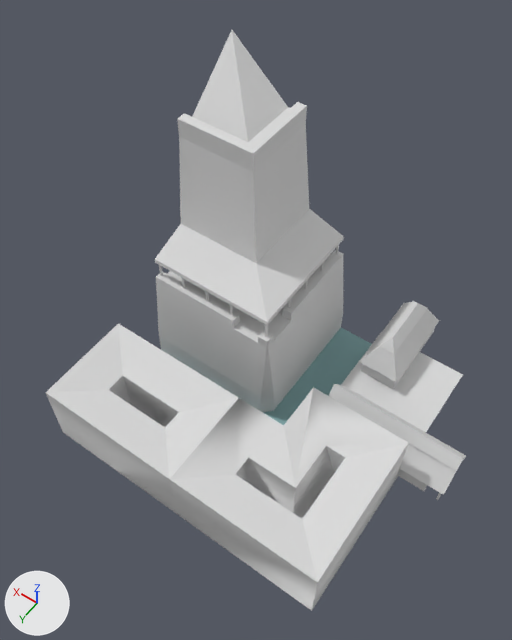
What one commit did to the OBJ model assets/stl_export/22c1.obj.
Camera for both pictures: a 50 mm lens placed at (-21.6, 32.5, 63.8), pointed at (1.3, 0.5, 13.5). The lights are fixed; the arrows at lower left show +X, +Y and +Z. The older version comes first. Where no turn or scale is listed for an object, it has been applied to the vertices. Vertices at exactly the same position are counted once.

In view in the first picture: '22c1'.
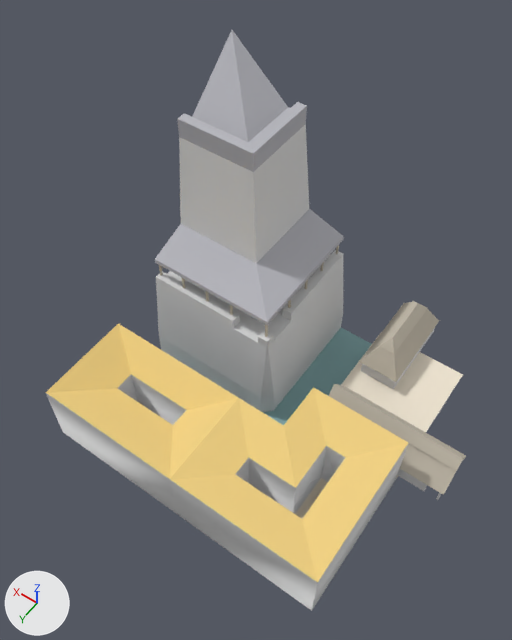
Changed parts and their boxes (x1, y1, x2, y2) in the pictures (512 x 640 px; the box of a moved part takes in the faces that stretch with it):
part 1 of me_22c1, moved or reshaped
    before: (109, 107, 291, 427)
    after: (118, 107, 291, 425)
part 2 of me_22c1, recoloured (light grey to grey)
    both: (155, 30, 343, 325)
part 3 of me_22c1, recoloured
    both: (158, 245, 466, 495)
part 4 of me_22c1, recoloured (light grey to pale yellow)
    both: (295, 333, 463, 519)
part 5 of me_22c1, recoloured (light grey to yellow)
    both: (46, 324, 408, 583)

The change, as a list of edits to the scene's bpy script:
```text
Add mat_material:
    mat_material = principled_material('Material')
    mat_material.base_color = (0.878, 0.639, 0.224)  # yellow #f1d182
    mat_material.roughness = 1.0
Add mat_cortyard:
    mat_cortyard = principled_material('cortyard')
    mat_cortyard.base_color = (0.878, 0.792, 0.651)  # pale yellow #f1e6d3
    mat_cortyard.roughness = 1.0
Add mat_straw:
    mat_straw = principled_material('straw')
    mat_straw.base_color = (0.569, 0.514, 0.42)  # light grey #c7bead
    mat_straw.roughness = 1.0
Add mat_castleroof:
    mat_castleroof = principled_material('castleRoof')
    mat_castleroof.base_color = (0.471, 0.471, 0.51)  # grey #b7b7bd
    mat_castleroof.roughness = 1.0
Change me_22c1:
    used by ob_22c1; location = (0.0, 0.0, 0.0)
    remove me_22c1.from_pydata(...)  # 385 vertices, 680 faces; spans x -19.5..15.0, y -18.5..15.0, z -3.0..29.6
    add me_22c1.from_pydata(...)  # 381 vertices, 620 faces; spans x -19.5..15.0, y -18.5..15.0, z -3.0..29.6
    me_22c1 part 1
    4 vertices are removed from x -5.0..-4.0, y 4.0..5.0, z 2.0..6.5
    76 faces are deleted
    5 vertices in x 4.0..11.0, y 9.0..11.0, z 6.5 move by (0.0, -1.0, -1.0)
    4 vertices in x 4.0..11.0, y 9.0..11.0, z 0.0 move by (0.0, -1.0, 0.0)
    8 new faces join them, mat_castleroof (grey #b7b7bd)
    8 new faces join them, mat_default (light grey #dadada)
    me_22c1 part 2: 26 faces spanning x 1.2..15.0, y -15.0..-1.2, z 11.0..29.6 switch from mat_default (light grey #dadada) to mat_castleroof (grey #b7b7bd)
    me_22c1 part 3: 166 faces spanning x -19.5..14.8, y -18.5..-0.1, z 2.1..11.0 switch from mat_default (light grey #dadada) to mat_straw (light grey #c7bead)
    me_22c1 part 4: 10 faces spanning x -15.0..15.0, y -15.0..15.0, z 0.0 switch from mat_default (light grey #dadada) to mat_cortyard (pale yellow #f1e6d3)
    me_22c1 part 5: 22 faces spanning x -15.0..15.0, y 0.0..15.0, z 5.5..7.5 switch from mat_default (light grey #dadada) to mat_material (yellow #f1d182)
```
